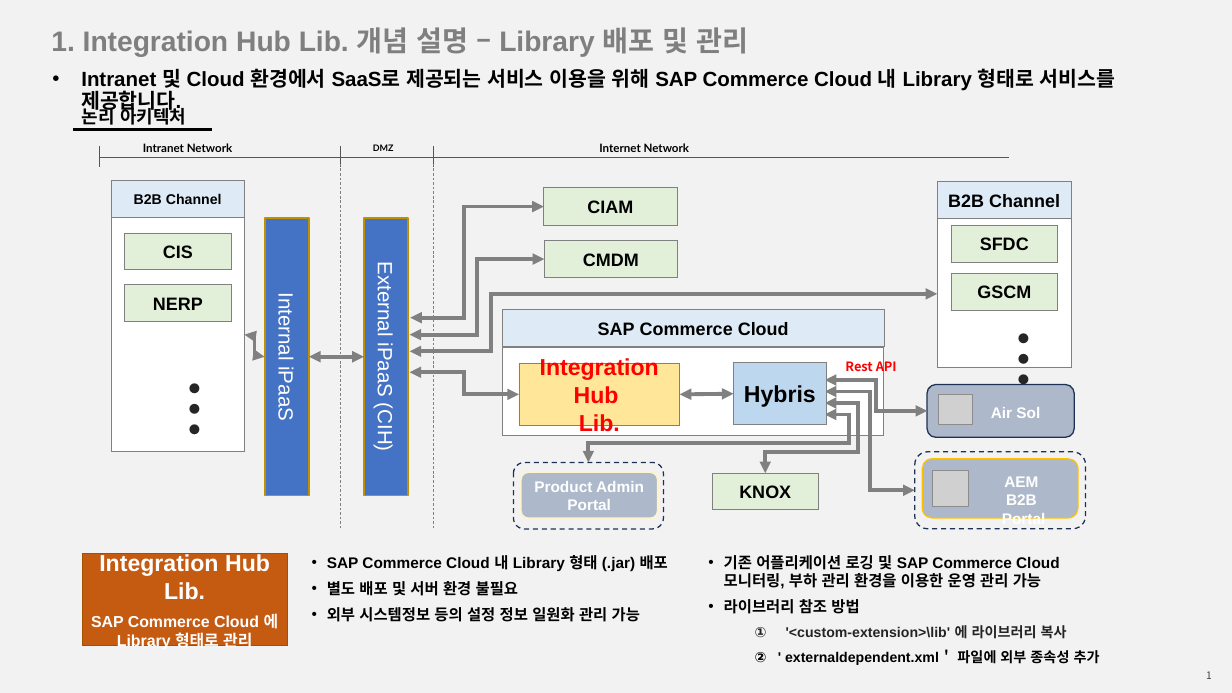
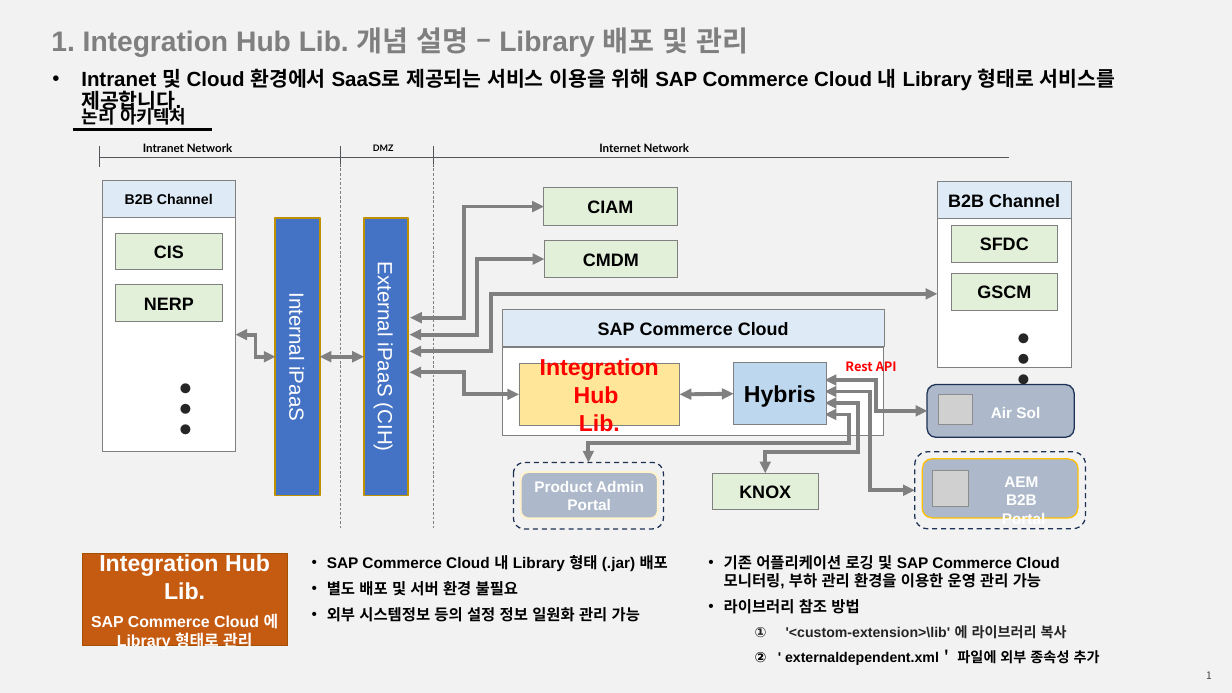
Before and after one commit to dev-ds22/dev-ds22.github.io, a slide deck: slide 1 of _ss/Define_Integration_Hub_Lib_Concept_20231204.pptx. Drawn at 1232x693 pixels with LibreOffice and Linux fonts; fonts in the diff are those of the drawing; grey boxes stand for pictures. Boxes give left, top, right and bottom in pixels: in the first picture for what was removed or moved away, otherwise in the second. Text is boxed around its words. In the diff, an @@ line names an element or a change of style, - is before the commit and + after.

```diff
--- a/_ss/Define_Integration_Hub_Lib_Concept_20231204.pptx
+++ b/_ss/Define_Integration_Hub_Lib_Concept_20231204.pptx
@@ 4 rectangles, 1 text: place and size @@
-4 rectangles, 1 text at (111, 180, 244, 452)
+4 rectangles, 1 text at (102, 180, 235, 452)
@@ rectangle "Internal iPaaS": place and size @@
-rectangle "Internal iPaaS" at (264, 218, 309, 495)
+rectangle "Internal iPaaS" at (275, 218, 320, 495)
@@ elbow double arrow moved from (264, 357) - (245, 335) to (275, 357) - (236, 335) @@
@@ double arrow moved from (364, 357) - (309, 357) to (364, 357) - (320, 357) @@
```
Also in this commit, not shown: 3 other slides changed.
